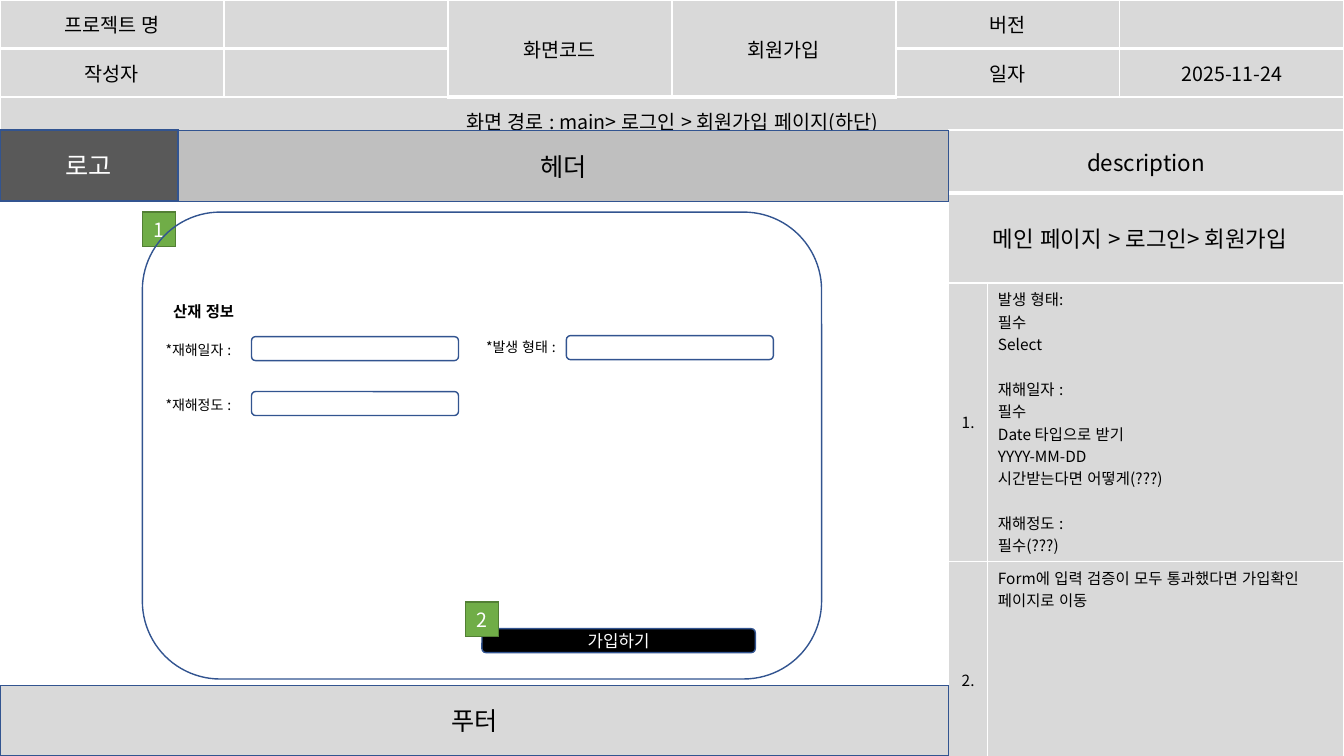
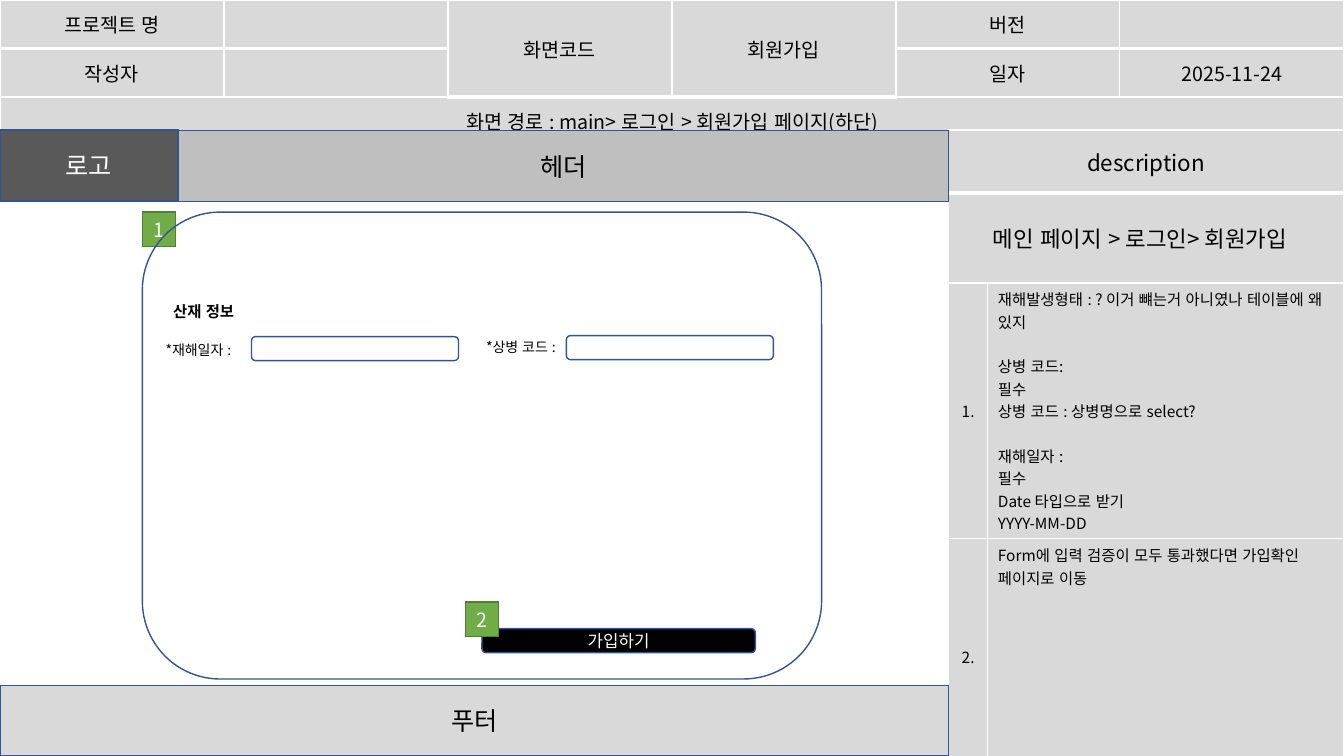
Before and after one commit to imyongchan/source, a slide deck: slide 15 of 스토리보드- 11.20/스토리보드_종합중.pptx (slide 18 before the commit). Drawn at 1344x756 pixels with LibreOffice and Linux fonts; fonts in the diff are those of the drawing. Boxes give left, top, right and bottom in pixels: in the first picture for what was removed or moved away, otherwise in the second. Text is boxed around its words. In the diff, an @@ line names an element or a change of style, - is before the commit and + after.

```diff
--- a/스토리보드- 11.20/스토리보드_종합중.pptx
+++ b/스토리보드- 11.20/스토리보드_종합중.pptx
@@ table at (x1=949, y1=130, x2=1344, y2=756) @@
-row 3, column 2: 발생 형태: / 필수 / Select / 재해일자 : / 필수 / Date 타입으로 받기 / YYYY-MM-DD / 시간받는다면 어떻게(???) / 재해정도 : / 필수(???)
+row 3, column 2: 재해발생형태 : ? 이거 뺴는거 아니였나 테이블에 왜 있지 / 상병 코드: / 필수 / 상병 코드 : 상병명으로 select? / 재해일자 : / 필수 / Date 타입으로 받기 / YYYY-MM-DD
@@ text at (x1=486, y1=340, x2=548, y2=353): text changed @@
-*발생 형태 :
+*상병 코드 :
@@ text removed at (x1=166, y1=398, x2=224, y2=411) @@
-*재해정도 :
@@ rounded rectangle removed at (x1=252, y1=391, x2=459, y2=415) @@
```
Also in this commit, not shown: 10 other slides changed, 3 slides added, 20 slides removed.
